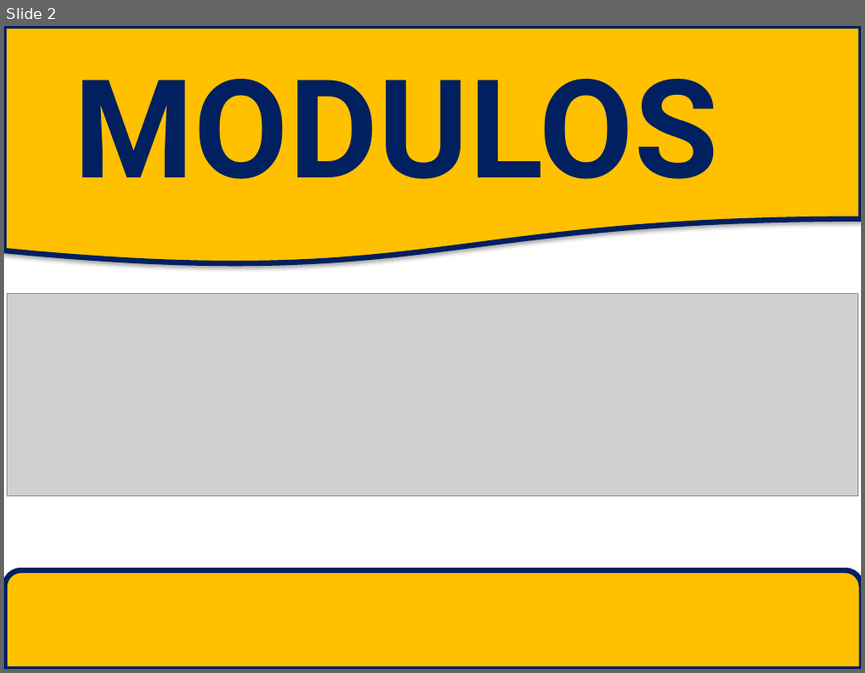
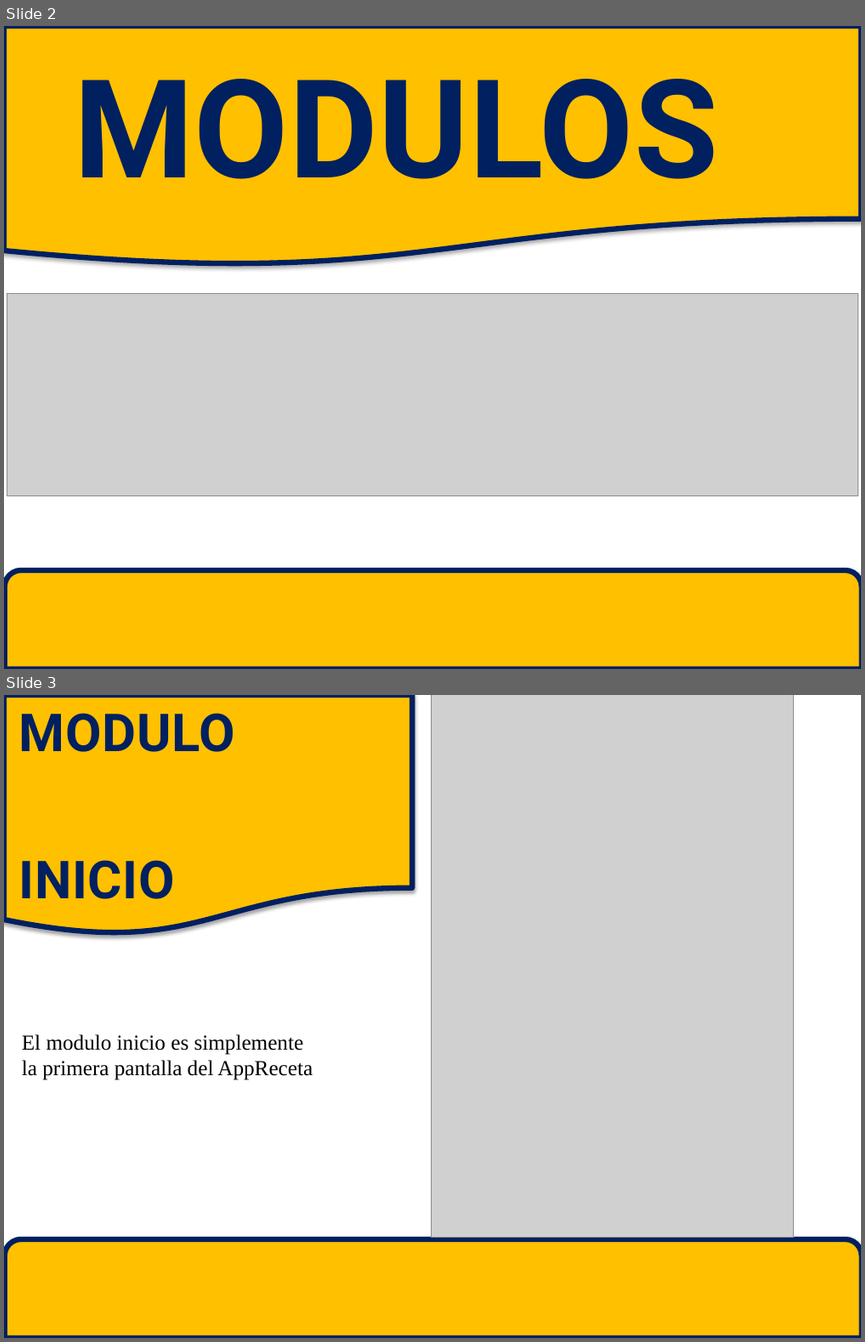
Before and after one commit to mayuri7/Requerimeintos, a slide deck: DOCUMENTACIÓN/APPRECETA.pptx. Shown one above the other, each under a label of ours: slide 2 before the commit, slides 2 and 3 after it. The pictures are 865x673 and 865x1342 pixels, drawn with LibreOffice and Linux fonts; fonts in the diff are those of the drawing; grey boxes stand for pictures. Boxes give left, top, right and bottom in pixels: in the first picture for what was removed or moved away, otherwise in the second. Text is boxed around its words. In the diff, an @@ line names an element or a change of style, - is before the commit and + after.

```diff
--- a/DOCUMENTACIÓN/APPRECETA.pptx
+++ b/DOCUMENTACIÓN/APPRECETA.pptx
@@ slide 3 added at bbox=[4, 695, 861, 1338], background #FFFFFF @@
@@ flow chart document added at bbox=[4, 695, 412, 936], fill #FFC000, outline #002060 4.5 pt @@
@@ text added at bbox=[18, 713, 234, 899], 44 pt, text #002060, bold @@
+MODULO
+INICIO
@@ picture added at bbox=[432, 695, 793, 1237] @@
@@ text added at bbox=[22, 1034, 313, 1080], 18 pt, text #000000 @@
+El modulo inicio es simplemente
+la primera pantalla del AppReceta
@@ round same rect added at bbox=[5, 1239, 861, 1338], fill #FFC000, outline #002060 4.5 pt @@
```
Also in this commit, not shown: 2 slides changed, 3 other slides added, 2 slides removed, 1 other file.
